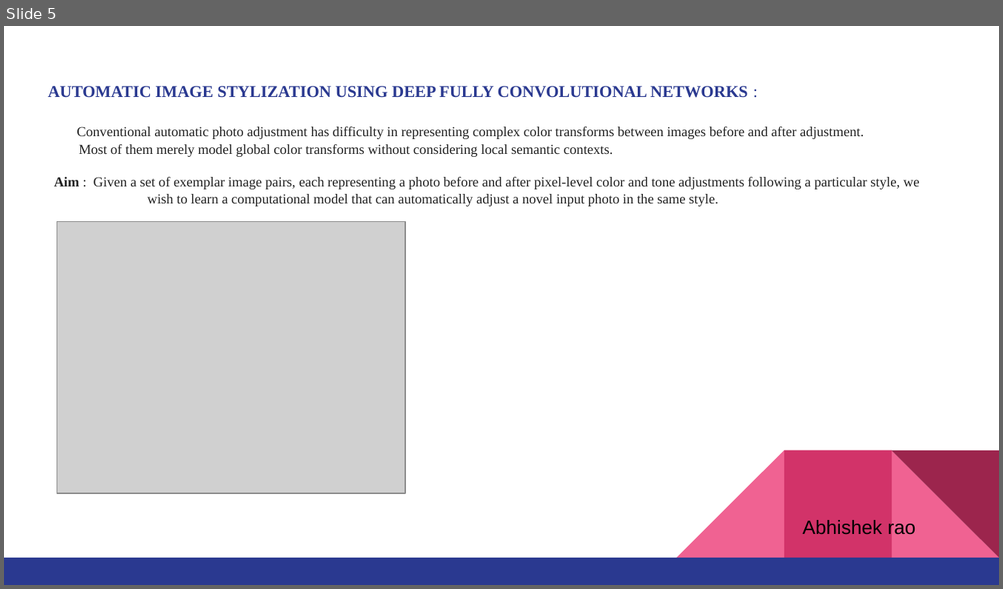
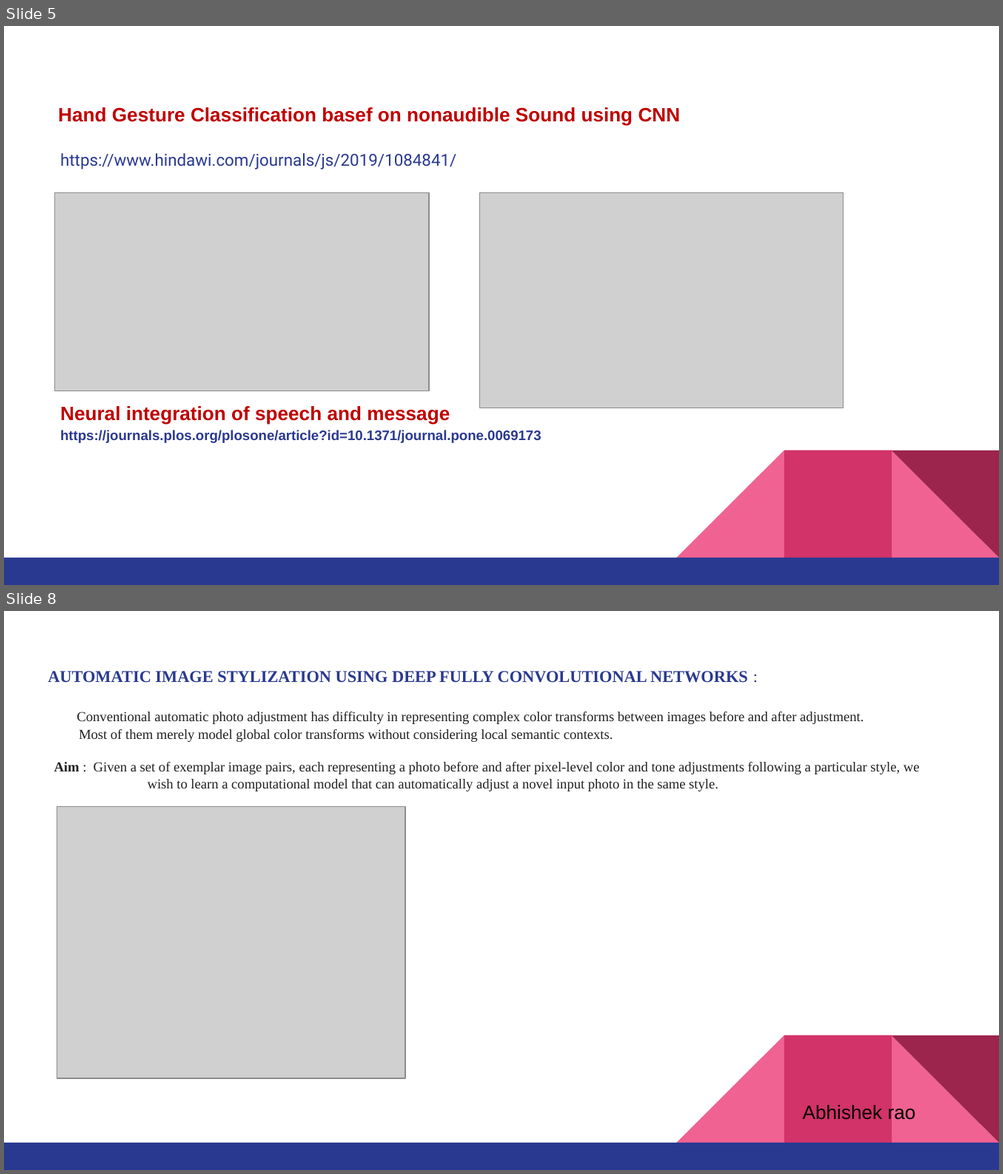
Before and after one commit to VarunBohara/Mini-Project-Documents, a slide deck: IDEAS FOR PROBLEM STATEMENT 5.pptx. Shown one above the other, each under a label of ours: slide 5 before the commit, slides 5 and 8 after it; the slides between them are not shown. The pictures are 1003x589 and 1003x1174 pixels, drawn with LibreOffice and Linux fonts; fonts in the diff are those of the drawing; grey boxes stand for pictures. Boxes give left, top, right and bottom in pixels: in the first picture for what was removed or moved away, otherwise in the second. Text is boxed around its words. In the diff, an @@ line names an element or a change of style, - is before the commit and + after.

```diff
--- a/IDEAS FOR PROBLEM STATEMENT 5.pptx
+++ b/IDEAS FOR PROBLEM STATEMENT 5.pptx
@@ slide 5 added at (4, 26, 999, 585), background #FFFFFF; not listed: 5 template elements that a slide beside it also shows @@
@@ title added at (58, 107, 680, 126), 14 pt, text #C00000, bold @@
+Hand Gesture Classification basef on nonaudible Sound using CNN
@@ text added at (60, 153, 541, 443), 10 pt, text #2A3990, bold @@
+https://www.hindawi.com/journals/js/2019/1084841/
+Neural integration of speech and message
+https://journals.plos.org/plosone/article?id=10.1371/journal.pone.0069173
@@ picture added at (55, 193, 429, 391) @@
@@ picture added at (479, 193, 842, 409) @@
@@ what was slide 5 is now slide 8 @@
```
Also in this commit, not shown: 1 slide changed, 3 other slides added, 1 slide removed.
